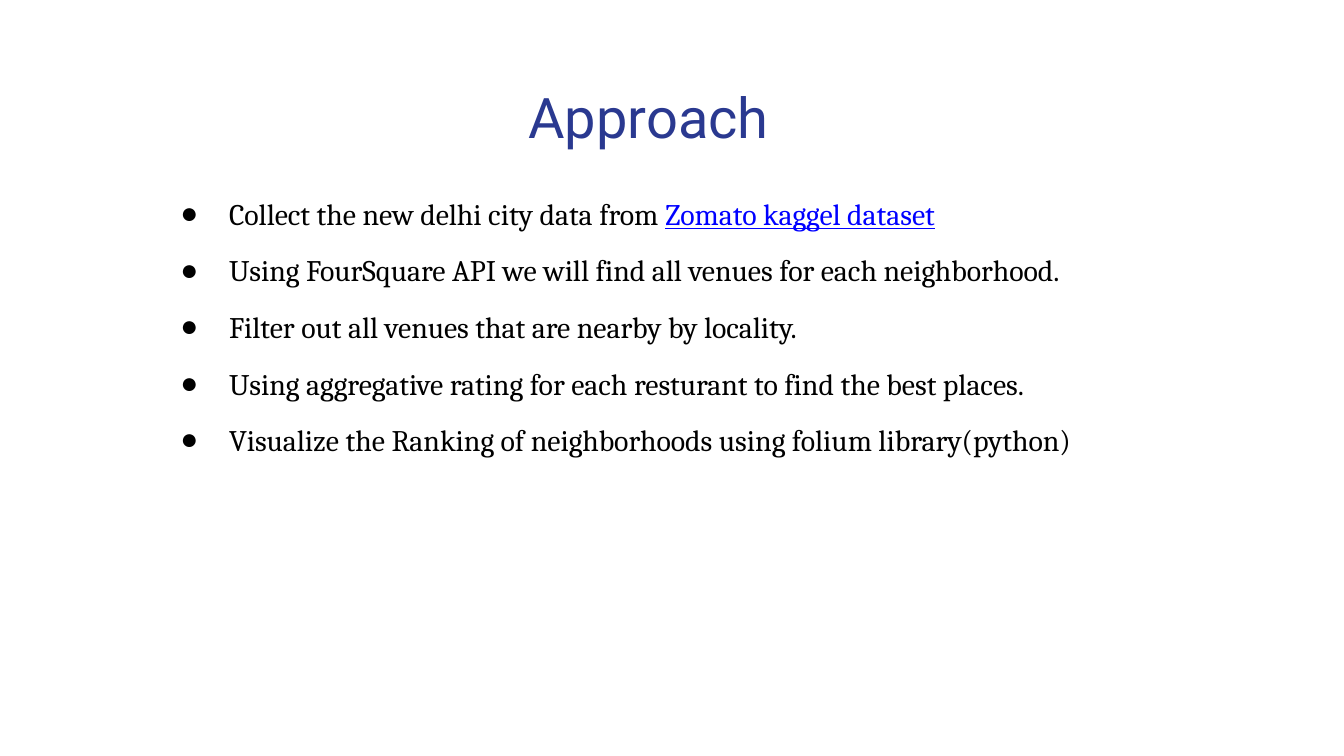
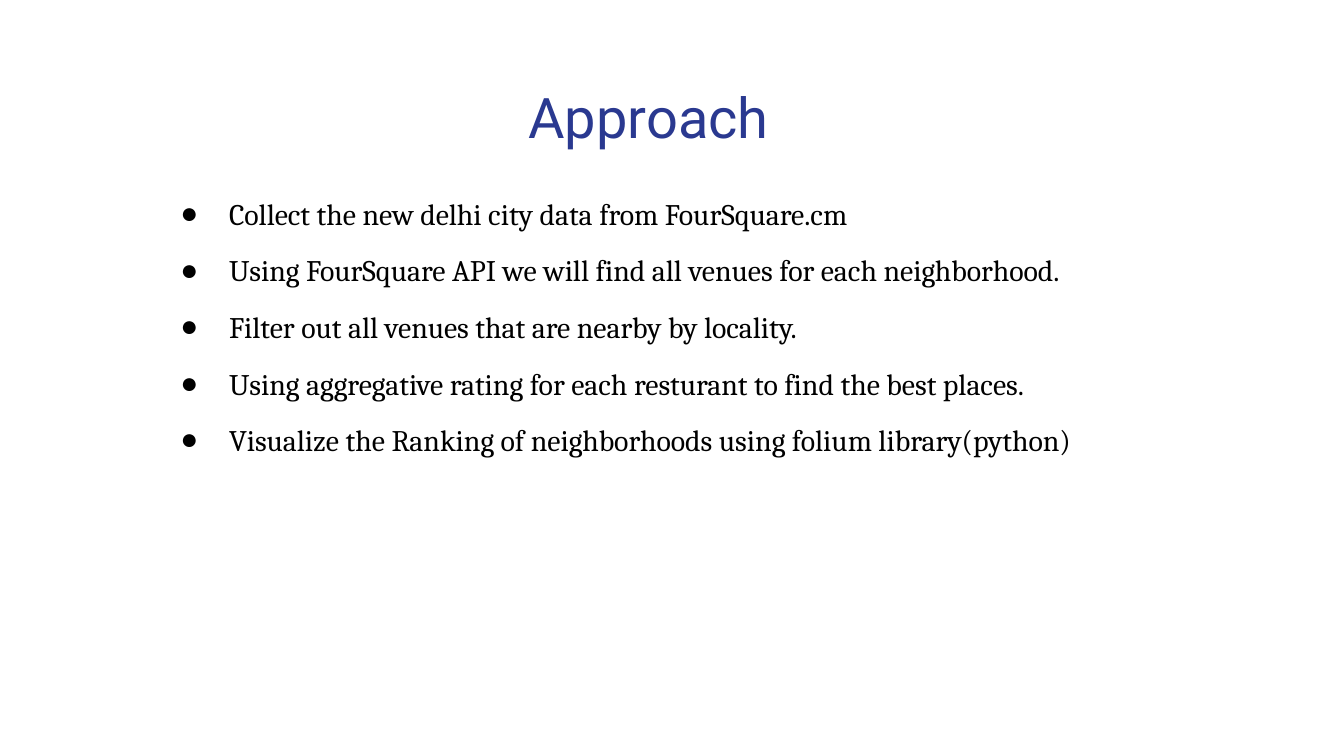
Before and after one commit to mazenkhalid2014/Coursera_Capstone, a slide deck: slide 5 of Presentation.pptx. Drawn at 1344x756 pixels with LibreOffice and Linux fonts; fonts in the diff are those of the drawing. Boxes give left, top, right and bottom in pixels: in the first picture for what was removed or moved away, otherwise in the second. Text is boxed around its words. In the diff, an @@ line names an element or a change of style, - is before the commit and + after.

```diff
--- a/Presentation.pptx
+++ b/Presentation.pptx
@@ text at (x1=229, y1=204, x2=847, y2=232): text changed @@
-● Collect the new delhi city data from Zomato kaggel dataset
+● Collect the new delhi city data from FourSquare.cm
```
Also in this commit, not shown: 5 other slides changed, 4 slides added, 9 slides removed.
